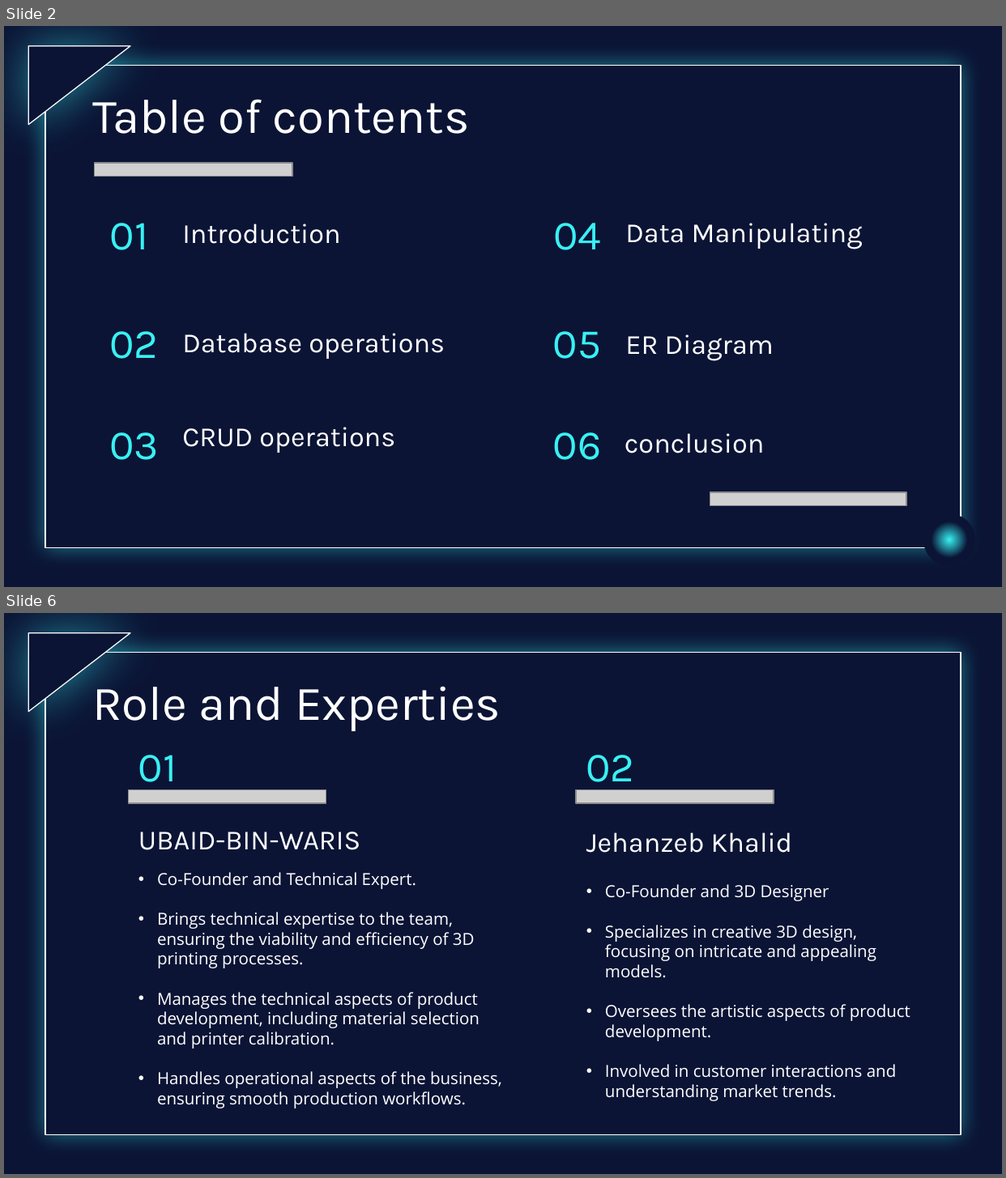
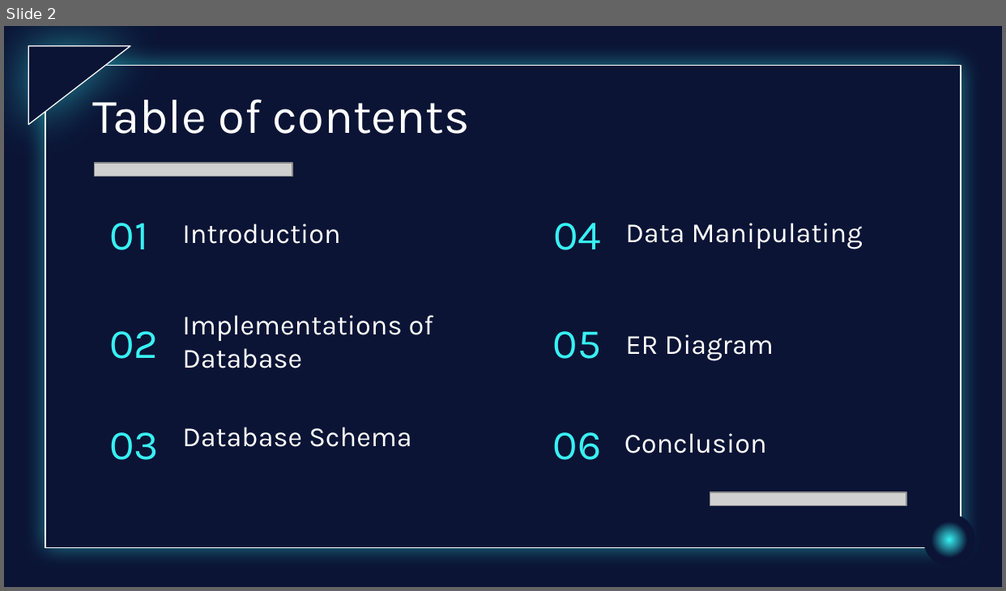
Before and after one commit to UbaidBinWaris/BSCS, a slide deck: BSCS 4B/DB lab/Project/DBMS lab presentation.pptx. Shown one above the other, each under a label of ours: slides 2 and 6 before the commit, slide 2 after it; the slides between them are not shown. The pictures are 1006x1178 and 1006x591 pixels, drawn with LibreOffice and Linux fonts; fonts in the diff are those of the drawing; grey boxes stand for pictures; background and template pictures are left out. Boxes give left, top, right and bottom in pixels: in the first picture for what was removed or moved away, otherwise in the second. Text is boxed around its words. In the diff, an @@ line names an element or a change of style, - is before the commit and + after.

```diff
--- a/BSCS 4B/DB lab/Project/DBMS lab presentation.pptx
+++ b/BSCS 4B/DB lab/Project/DBMS lab presentation.pptx
@@ slide 6 removed at [4, 613, 1002, 1174], background picture (left out); not listed: 2 template elements that a slide beside it also shows @@
@@ title removed at [92, 686, 501, 731] @@
-Role and Experties
@@ text removed at [138, 755, 177, 792] @@
-01
@@ text removed at [586, 755, 634, 792] @@
-02
@@ picture removed at [129, 790, 326, 803] @@
@@ picture removed at [576, 790, 774, 803] @@
@@ subtitle removed at [138, 832, 360, 850] @@
-UBAID-BIN-WARIS
@@ subtitle removed at [586, 833, 792, 853] @@
-Jehanzeb Khalid
@@ subtitle removed at [157, 872, 502, 1109] @@
-• Co-Founder and Technical Expert.
-• Brings technical expertise to the team, ensuring the viability and efficiency of 3D printing processes.
-• Manages the technical aspects of product development, including material selection and printer calibration.
-• Handles operational aspects of the business, ensuring smooth production workflows.
@@ subtitle removed at [605, 884, 910, 1101] @@
-• Co-Founder and 3D Designer
-• Specializes in creative 3D design, focusing on intricate and appealing models.
-• Oversees the artistic aspects of product development.
-• Involved in customer interactions and understanding market trends.
@@ slide 2 changed as well @@
@@ subtitle at [182, 315, 433, 369]: text changed @@
-Database operations
+Implementations of Database
@@ subtitle at [182, 427, 411, 447]: text changed @@
-CRUD operations
+Database Schema
@@ subtitle at [624, 433, 767, 454]: text changed @@
-conclusion
+Conclusion
```
Also in this commit, not shown: 3 other slides changed, 12 slides added, 11 other slides removed, 3 other files.
